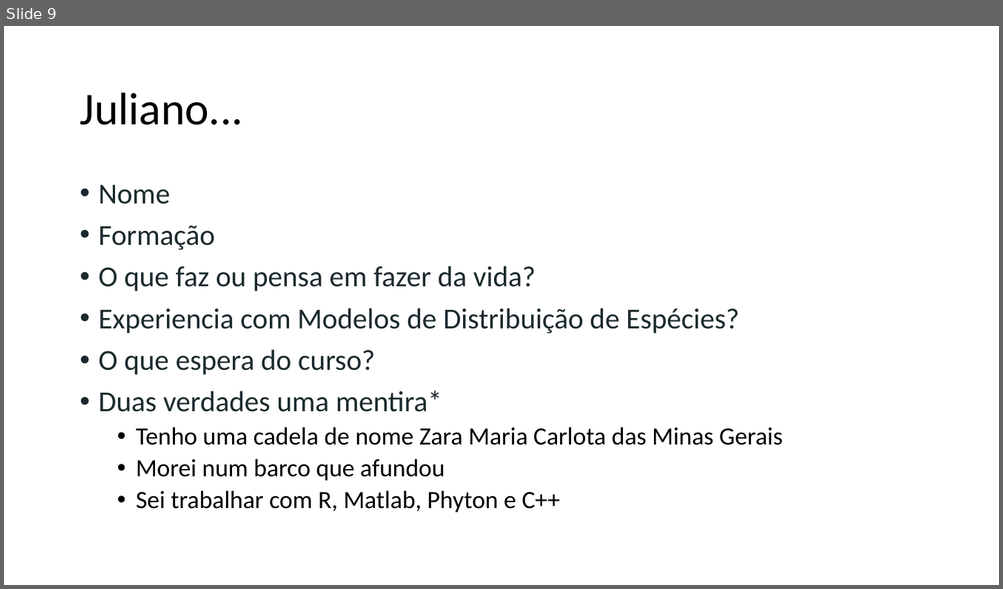
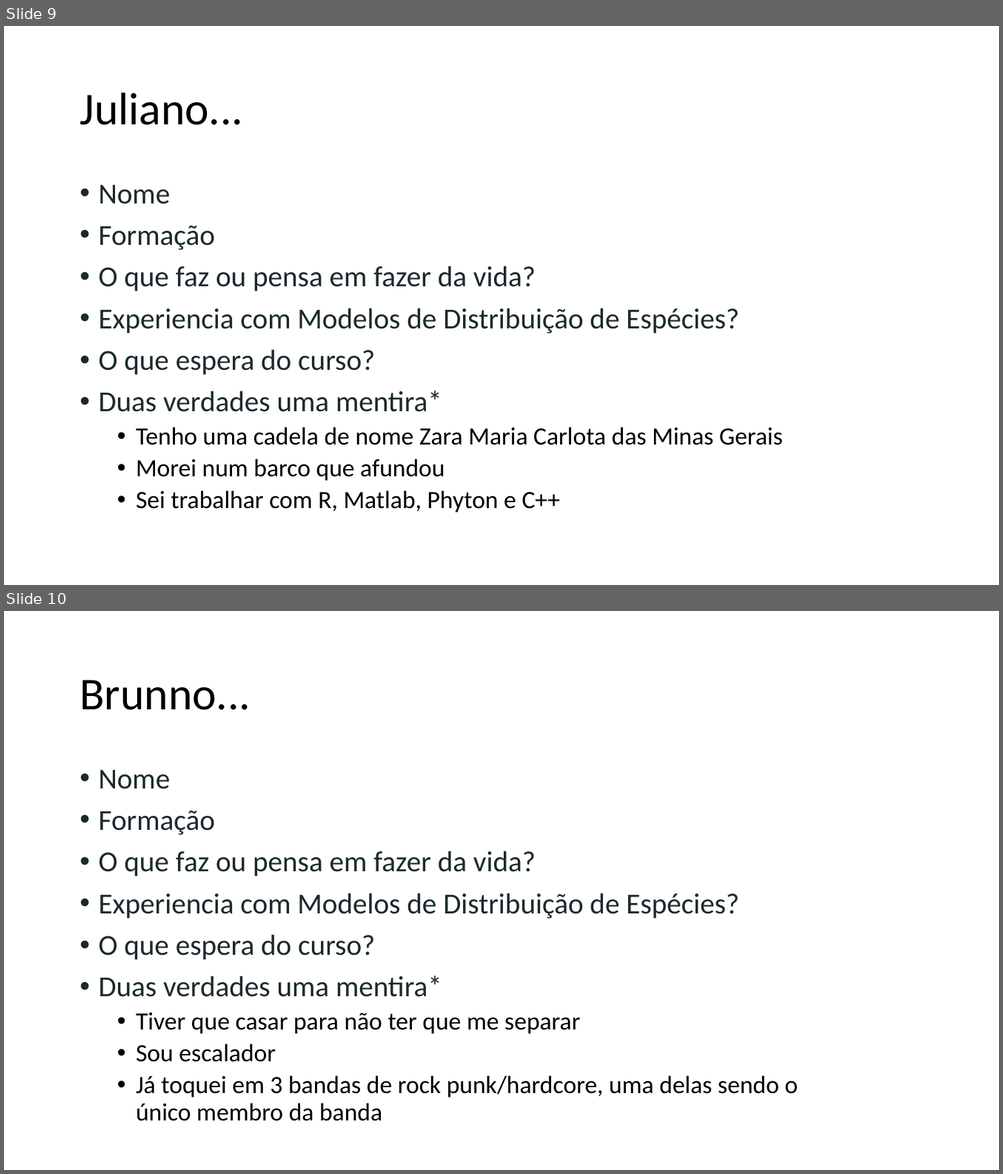
Before and after one commit to liviacnatal/curso_dados_sdms, a slide deck: sessoes/introducao.pptx. Shown one above the other, each under a label of ours: slide 9 before the commit, slides 9 and 10 after it. The pictures are 1003x589 and 1003x1174 pixels, drawn with LibreOffice and Linux fonts; fonts in the diff are those of the drawing. Boxes give left, top, right and bottom in pixels: in the first picture for what was removed or moved away, otherwise in the second. Text is boxed around its words. In the diff, an @@ line names an element or a change of style, - is before the commit and + after.

```diff
--- a/sessoes/introducao.pptx
+++ b/sessoes/introducao.pptx
@@ slide 10 added at [4, 611, 999, 1170], background #FFFFFF @@
@@ title added at [79, 680, 250, 710], 44 pt, text #000000 @@
+Brunno...
@@ text added at [99, 770, 798, 1122], 28 pt, text #1A292C @@
+• Nome
+• Formação
+• O que faz ou pensa em fazer da vida?
+• Experiencia com Modelos de Distribuição de Espécies?
+• O que espera do curso?
+• Duas verdades uma mentira*
+  • Tiver que casar para não ter que me separar
+  • Sou escalador
+  • Já toquei em 3 bandas de rock punk/hardcore, uma delas sendo o único membro da banda
```
Also in this commit, not shown: 1 slide changed, 1 other file.
